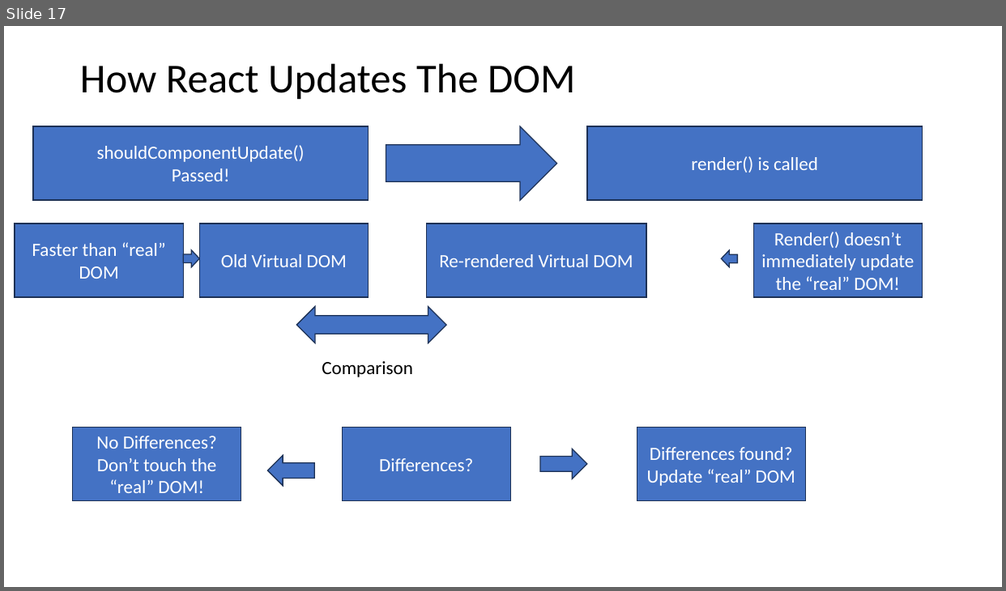
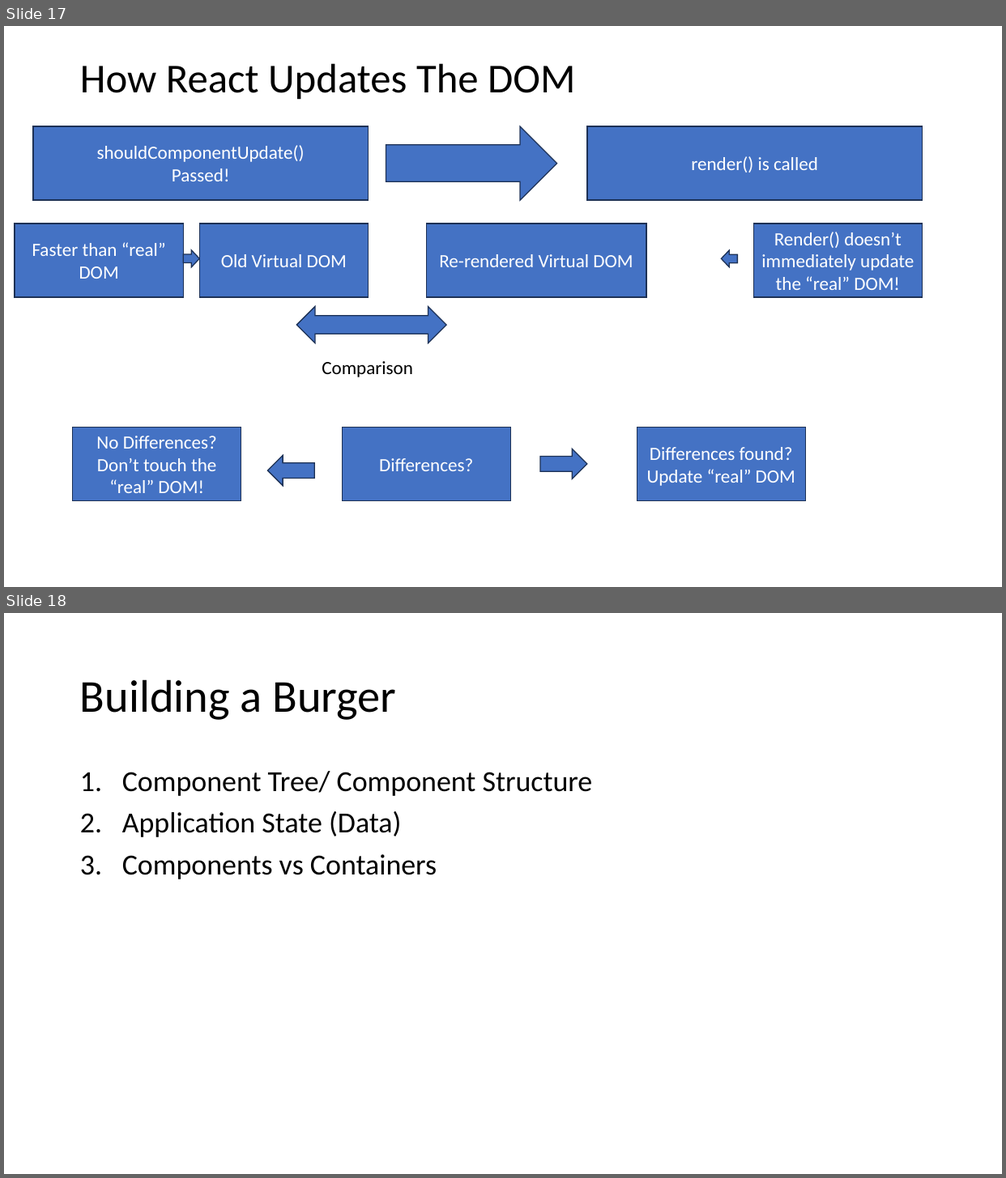
Before and after one commit to PiyushChaturvedii/Batch04, a slide deck: Reactjs.pptx. Shown one above the other, each under a label of ours: slide 17 before the commit, slides 17 and 18 after it. The pictures are 1006x591 and 1006x1178 pixels, drawn with LibreOffice and Linux fonts; fonts in the diff are those of the drawing. Boxes give left, top, right and bottom in pixels: in the first picture for what was removed or moved away, otherwise in the second. Text is boxed around its words. In the diff, an @@ line names an element or a change of style, - is before the commit and + after.

Commit message:
burgerComponent

```diff
--- a/Reactjs.pptx
+++ b/Reactjs.pptx
@@ slide 18 added at (x1=4, y1=613, x2=1002, y2=1174), background #FFFFFF @@
@@ title added at (x1=80, y1=679, x2=396, y2=720), 44 pt, text #000000 @@
+Building a Burger
@@ text added at (x1=122, y1=771, x2=593, y2=879), 28 pt, text #000000 @@
+1. Component Tree/ Component Structure
+2. Application State (Data)
+3. Components vs Containers
```
Also in this commit, not shown: 4 other slides added, 46 other files.
